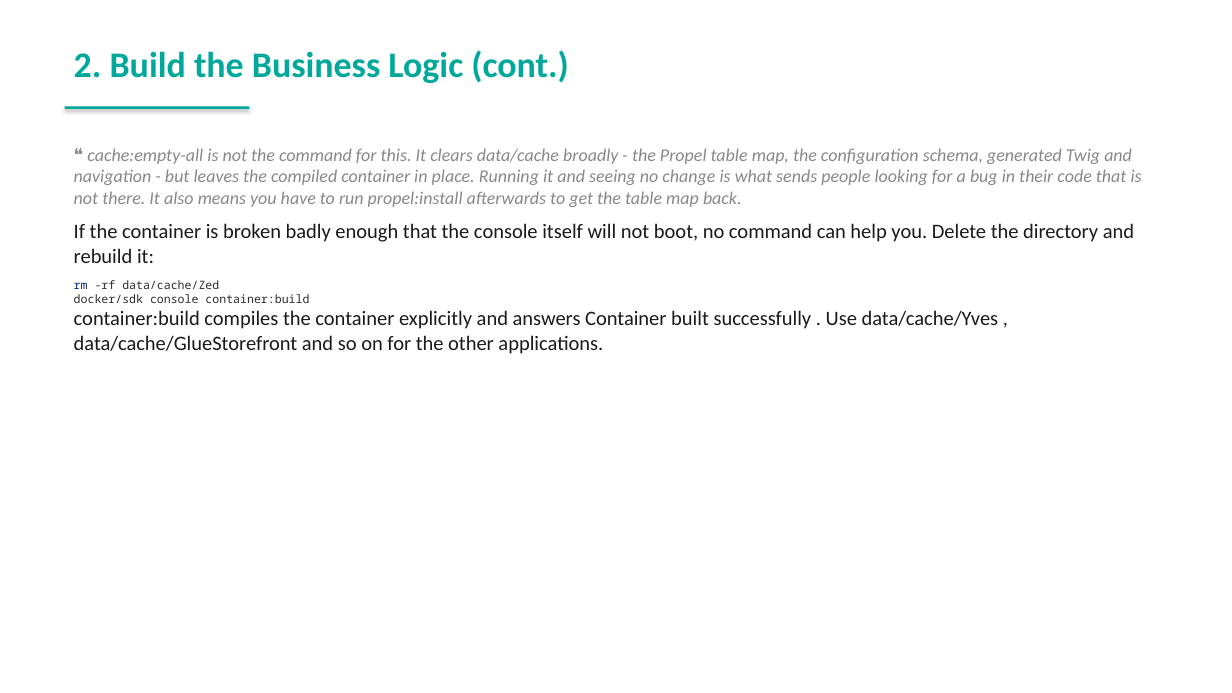
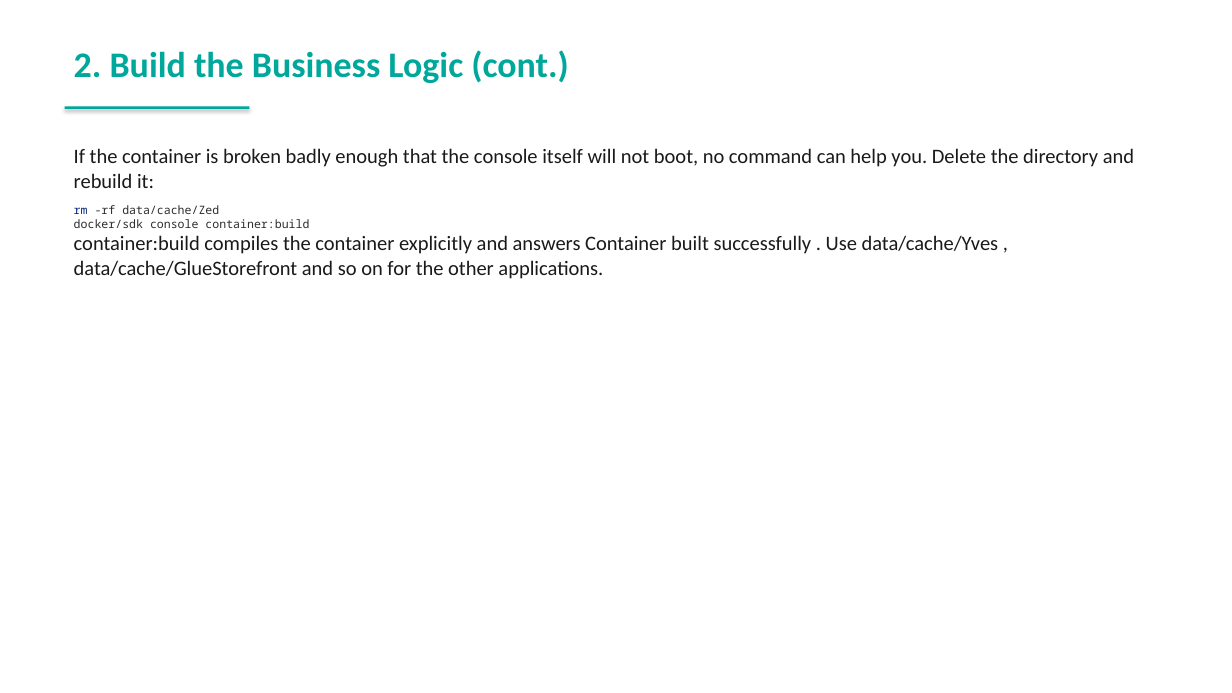
Before and after one commit to spryker-academy/instructor-exercises, a slide deck: slide 129 of guides-pptx/spryker-academy-fundamental.pptx (slide 128 before the commit). Drawn at 1232x693 pixels with LibreOffice and Linux fonts; fonts in the diff are those of the drawing. Boxes give left, top, right and bottom in pixels: in the first picture for what was removed or moved away, otherwise in the second. Text is boxed around its words. In the diff, an @@ line names an element or a change of style, - is before the commit and + after.

```diff
--- a/guides-pptx/spryker-academy-fundamental.pptx
+++ b/guides-pptx/spryker-academy-fundamental.pptx
@@ text at (74,148,1142,207): paragraph removed @@
-❝ cache:empty-all is not the command for this. It clears data/cache broadly - the Propel table map, the configuration schema, generated Twig and navigation - but leaves the compiled container in place. Running it and seeing no change is what sends people looking for a bug in their code that is not there. It also means you have to run propel:install afterwards to get the table map back.
```
Also in this commit, not shown: 10 other slides changed, 2 slides added, 18 other files.
